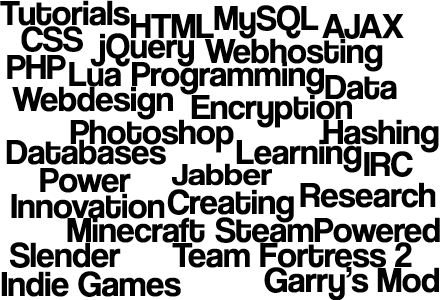
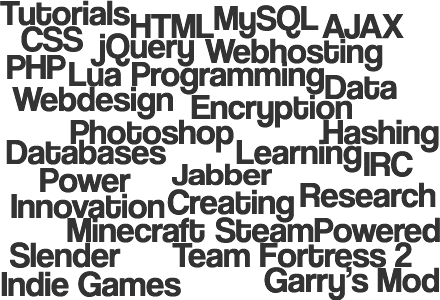
Before/after of a 440x300 layered artwork. What changed in the layer stack:
added layer "Layer 2" (lighten) above "AJAX" over [1, 1, 439, 300]
